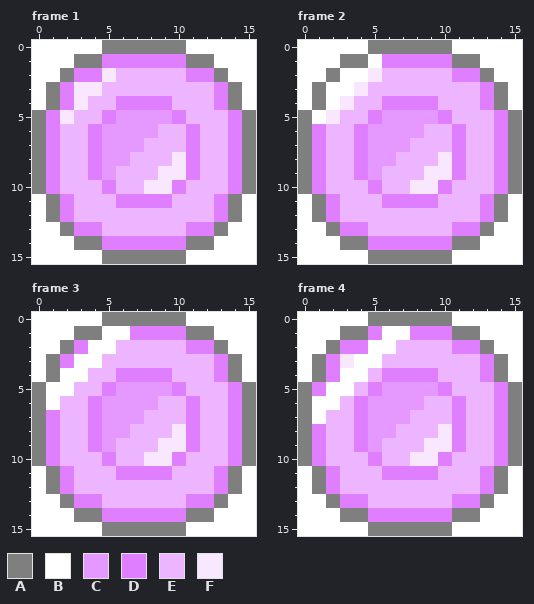
Animated GIF sprite -- public/assets/images/hover.gif. That is the earlier state.
The file is 64x64 pixels, drawn in blocks of 4x4; one block is one cell here. Colours within 5 levels of each other are drawn and written as one. Shown: frame 1, frame 2, frame 3, frame 4. The commit also changed other frames, which this record leaves out.
Palette (. is transparent): A #7f7f7f  B #ffffff  C #e599ff  D #df7fff  E #edb5ff  F #f9e7ff
Once edited:
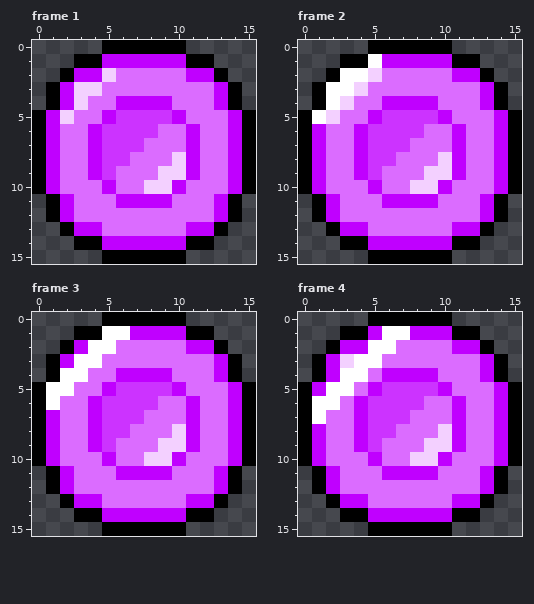
What changed:
colour A: #7f7f7f -> #000000
colour C: #e599ff -> #cc33ff
colour D: #df7fff -> #c000ff
colour E: #edb5ff -> #db6cff
colour F: #f9e7ff -> #f3d0ff
Frame 1:
y 0: x 0..4 BBBBB -> .....; x 11..15 BBBBB -> .....
y 1: x 0..2 BBB -> ...; x 13..15 BBB -> ...
y 2: x 0..1 BB -> ..; x 14..15 BB -> ..
y 3..4: x 0 B -> .; x 15 B -> .
y 11..12: x 0 B -> .; x 15 B -> .
y 13: x 0..1 BB -> ..; x 14..15 BB -> ..
y 14: x 0..2 BBB -> ...; x 13..15 BBB -> ...
y 15: x 0..4 BBBBB -> .....; x 11..15 BBBBB -> .....
Frame 2: the same change as frame 1
Frame 3: the same change as frame 1
Frame 4: the same change as frame 1
Where, in picture pixels (left, top, right, bottom), the same in both pictures:
changed: (32, 40, 256, 264)
changed: (298, 40, 522, 264)
changed: (32, 312, 256, 536)
changed: (298, 312, 522, 536)
